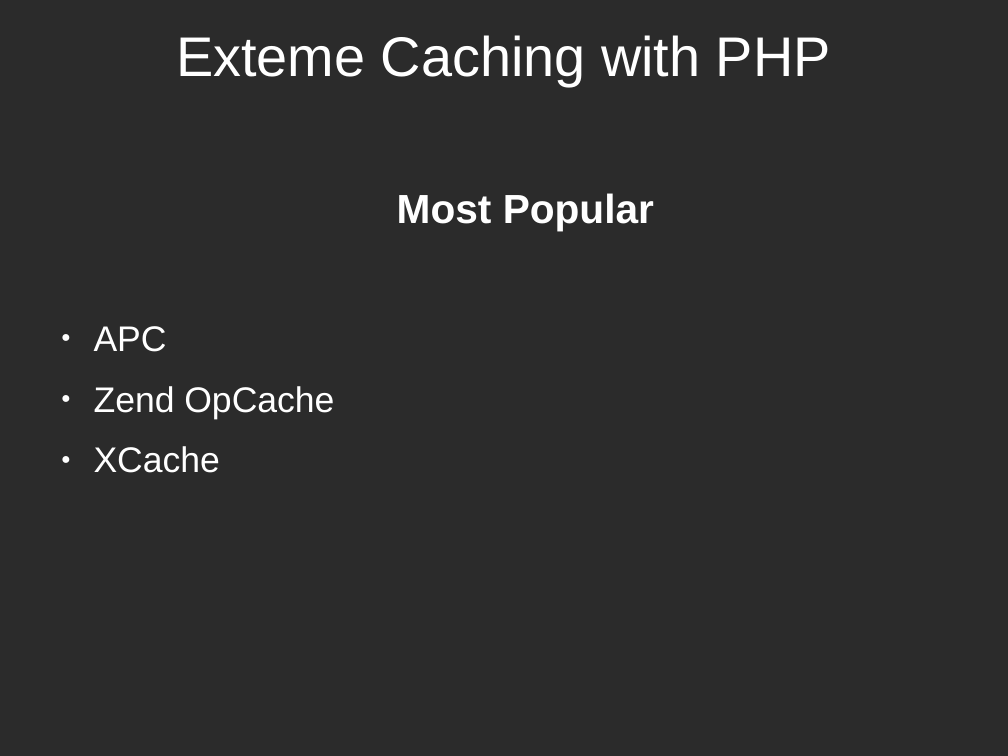
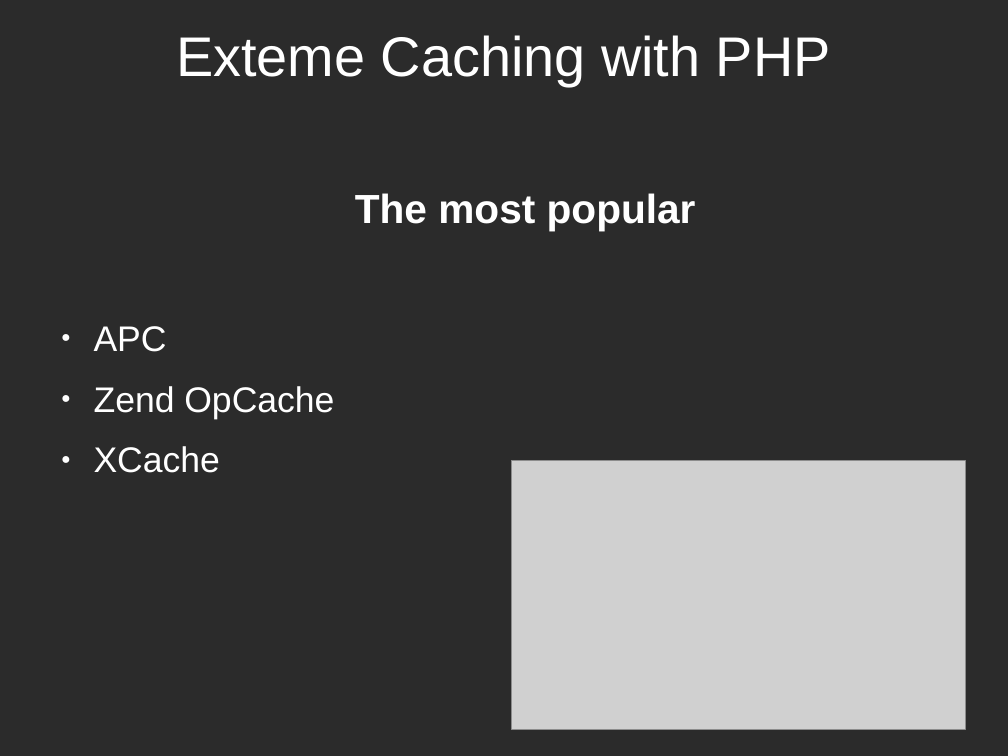
Before and after one commit to piotrmiazga/extreme_caching, a slide deck: slide 6 of presentation.odp (slide 5 before the commit). Drawn at 1008x756 pixels with LibreOffice and Linux fonts; fonts in the diff are those of the drawing; grey boxes stand for pictures; background and template pictures are left out; a plain dark background stands for a picture behind light text. Boxes give left, top, right and bottom in pixels: in the first picture for what was removed or moved away, otherwise in the second. Text is boxed around its words. In the diff, an @@ line names an element or a change of style, - is before the commit and + after.

```diff
--- a/presentation.odp
+++ b/presentation.odp
@@ text at <box>355,193,696,230</box>: text changed @@
-Most Popular
+The most popular
@@ picture added at <box>511,461,966,729</box> @@
```
Also in this commit, not shown: 28 other slides changed, 12 slides added, 5 other files.
